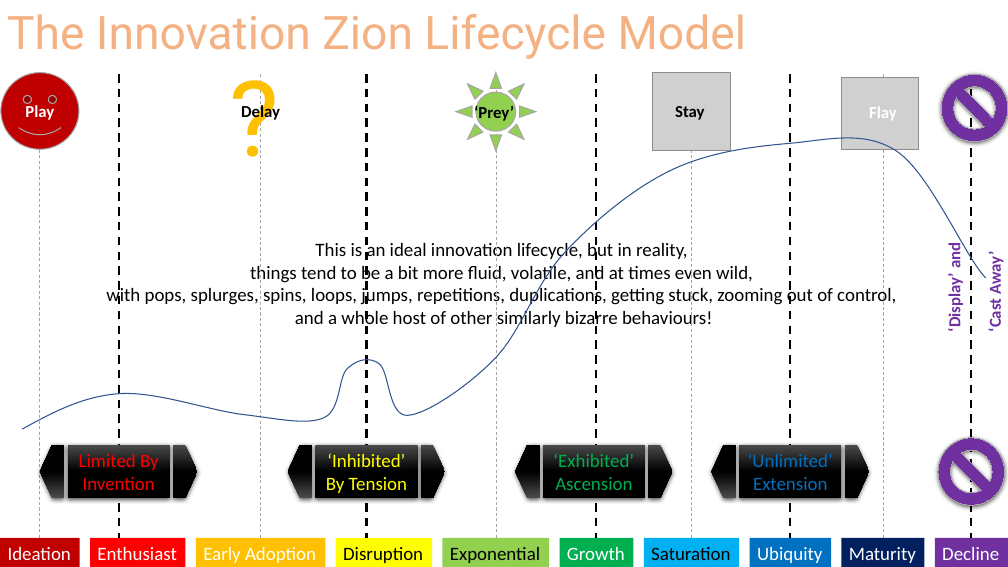
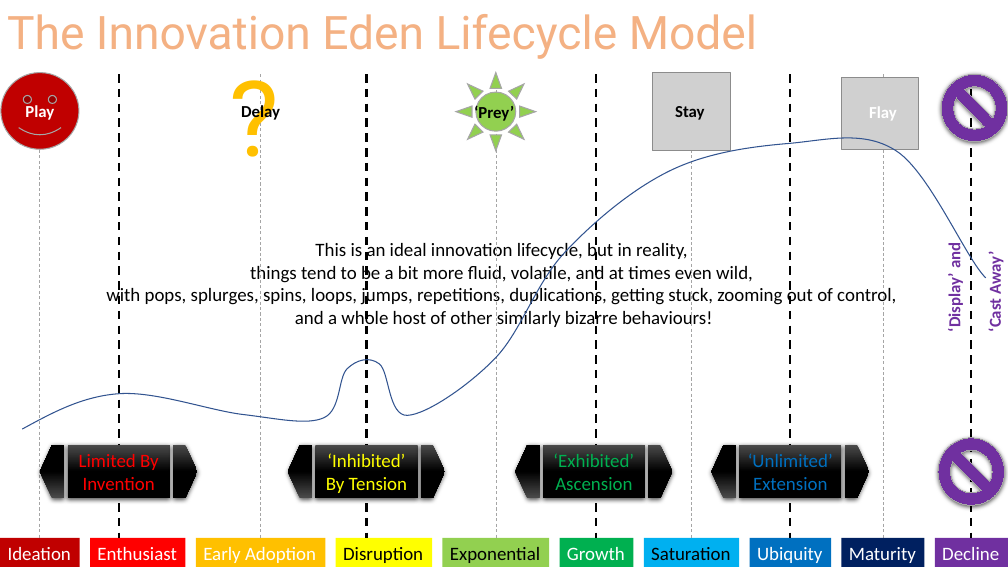
Before and after one commit to Scarlett-Pimpernell/Obsidian-Anchor-Database, a slide deck: slide 1 of Other/Innovation_and_Stagnation_Brainstorm_v00.000.0011_MAJOR_RELEASE.pptx. Drawn at 1008x567 pixels with LibreOffice and Linux fonts; fonts in the diff are those of the drawing; grey boxes stand for pictures. Boxes give left, top, right and bottom in pixels: in the first picture for what was removed or moved away, otherwise in the second. Text is boxed around its words. In the diff, an @@ line names an element or a change of style, - is before the commit and + after.

Commit message:
Penultimate Innovation Book Slide Deck

```diff
--- a/Other/Innovation_and_Stagnation_Brainstorm_v00.000.0011_MAJOR_RELEASE.pptx
+++ b/Other/Innovation_and_Stagnation_Brainstorm_v00.000.0011_MAJOR_RELEASE.pptx
@@ text at [7, 14, 757, 59]: text changed @@
-The Innovation Zion Lifecycle Model
+The Innovation Eden Lifecycle Model
```
Also in this commit, not shown: 1 slide added.
